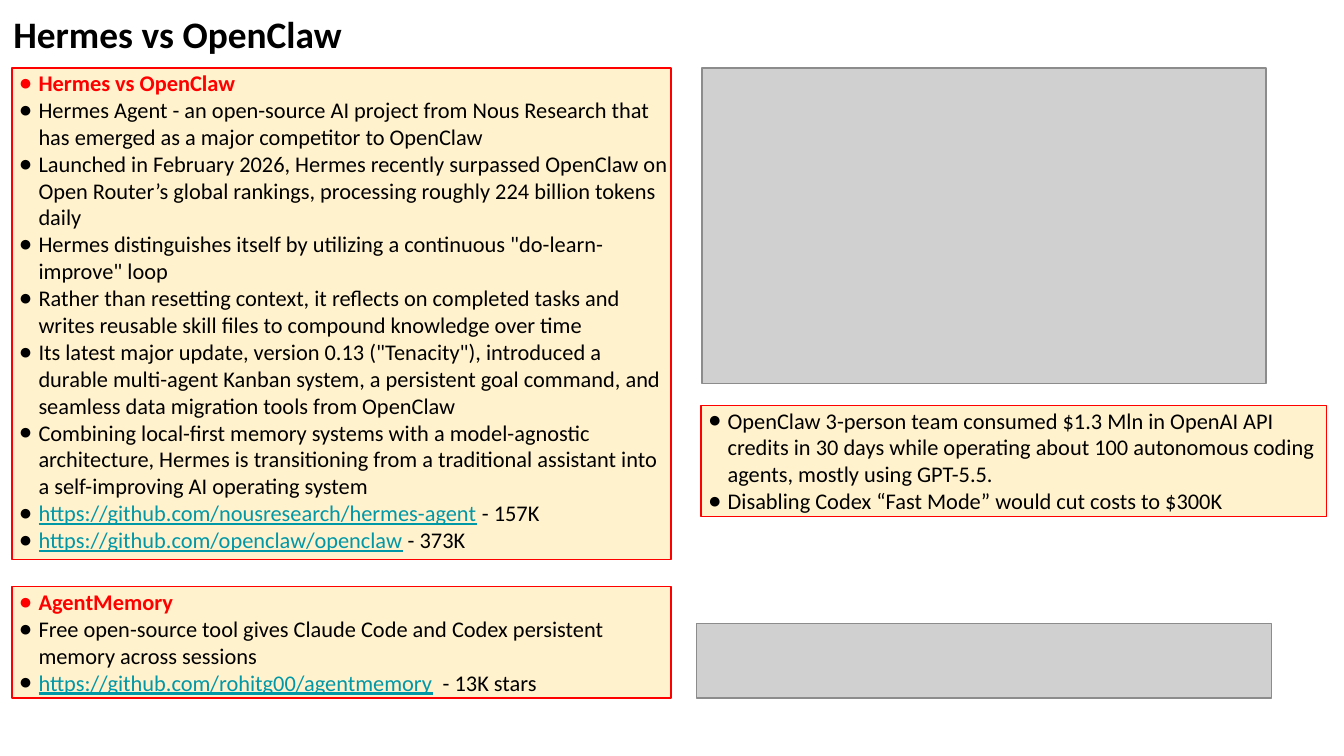
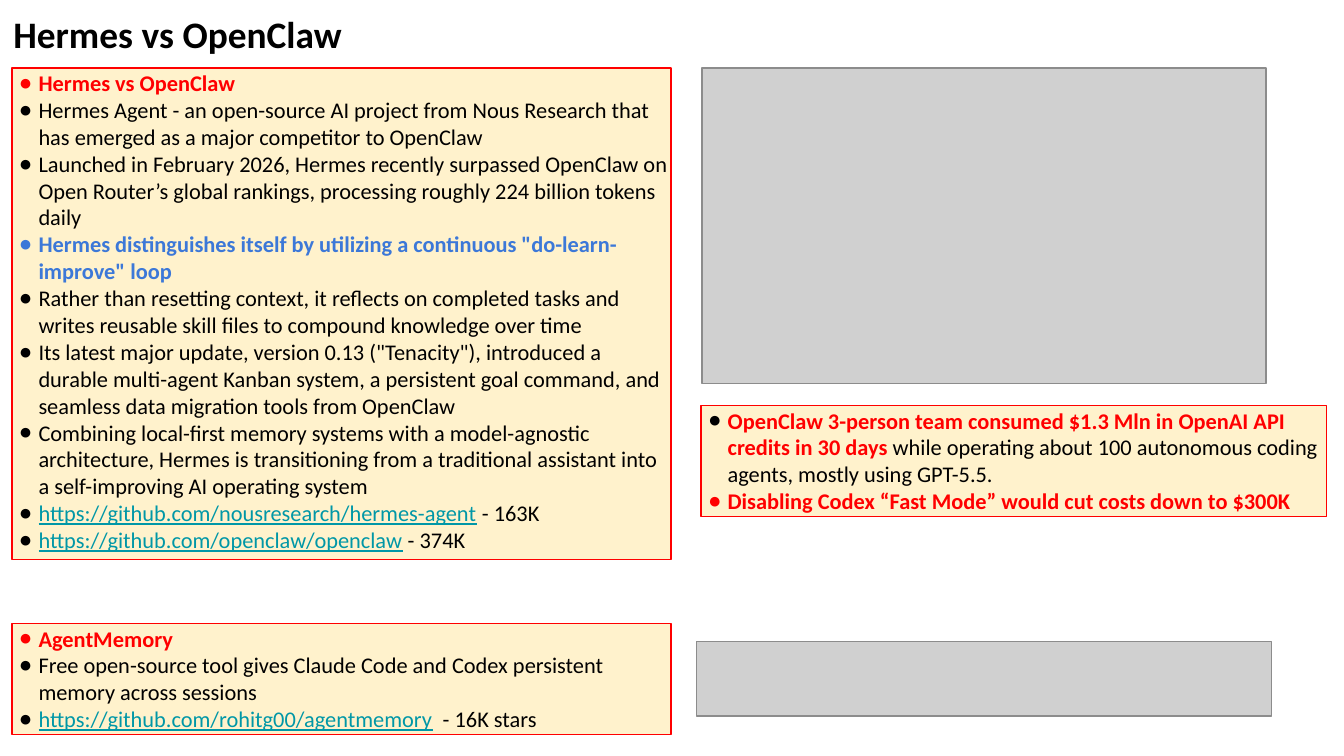
Before and after one commit to lselector/seminar, a slide deck: slide 13 of 2026/2026-05-22-AI-Updates.pptx (slide 12 before the commit). Drawn at 1344x756 pixels with LibreOffice and Linux fonts; fonts in the diff are those of the drawing; grey boxes stand for pictures. Boxes give left, top, right and bottom in pixels: in the first picture for what was removed or moved away, otherwise in the second. Text is boxed around its words. In the diff, an @@ line names an element or a change of style, - is before the commit and + after.

```diff
--- a/2026/2026-05-22-AI-Updates.pptx
+++ b/2026/2026-05-22-AI-Updates.pptx
@@ text in rectangle at <box>39,236,616,283</box>: text colour #000000 to #3C78D8, bold on in "Hermes distinguishes itself by utilizing a continuous ..."; bullet colour #000000 to #3C78D8 @@
@@ text in rectangle at <box>728,413,1317,486</box>: text colour #000000 to #FF0000, bold on in "OpenClaw 3-person team consumed $1.3 Mln in ..." @@
@@ text in rectangle at <box>39,505,540,552</box>: text changed @@
-● https://github.com/nousresearch/hermes-agent - 157K
-● https://github.com/openclaw/openclaw - 373K
+● https://github.com/nousresearch/hermes-agent - 163K
+● https://github.com/openclaw/openclaw - 374K
@@ text in rectangle at <box>728,492,1291,513</box>: text changed; text colour #000000 to #FF0000; bold on @@
-● Disabling Codex “Fast Mode” would cut costs to $300K
+● Disabling Codex “Fast Mode” would cut costs down to $300K
@@ rectangle "AgentMemory": place and size @@
-rectangle "AgentMemory" at <box>12,587,671,699</box>
+rectangle "AgentMemory" at <box>12,624,671,735</box>
@@ picture: place and size @@
-picture at <box>696,624,1270,698</box>
+picture at <box>696,642,1270,716</box>
@@ text in rectangle at <box>39,711,537,731</box>: text changed @@
-● https://github.com/rohitg00/agentmemory - 13K stars
+● https://github.com/rohitg00/agentmemory - 16K stars
```
Also in this commit, not shown: 20 other slides changed, 2 slides added, 1 slide removed.
